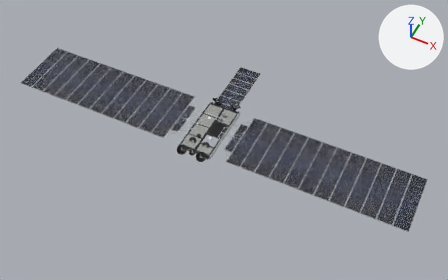
The glTF model Saver/src/Starlink.glb, before and after one commit.
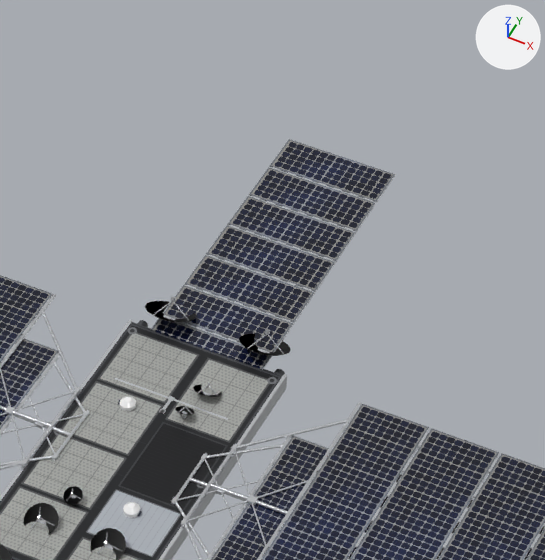
Each version appears first whole from a 50 mm lens placed at (21.2, -39.1, 48.0), pointed at (1.2, 0.9, -1.9), and next in a close-up on the part from 41% to 65% of the width and 14% to 53% of the height. Lighting does not change. The marker at upper right points along +X, +Y and +Z. The last two pictures show the newer version. Where no turn or scale is listed for an object, it has been applied to the vertices. Vertices at exactly the same position are counted once.

Names of what the first close-up shows: 'V15_bus', 'V15_s2', 'V15_s3', 'V15_s4', 'V15_s5', 'V15_s6', 'V15_s7', 'V2_wL0', 'V2_wR0', 'V3_bus', 'V3_wR0', 'V3_wR1', 'V3_wR2' and 10 more.
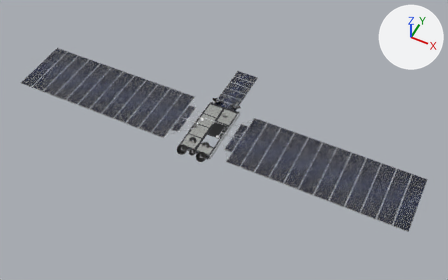
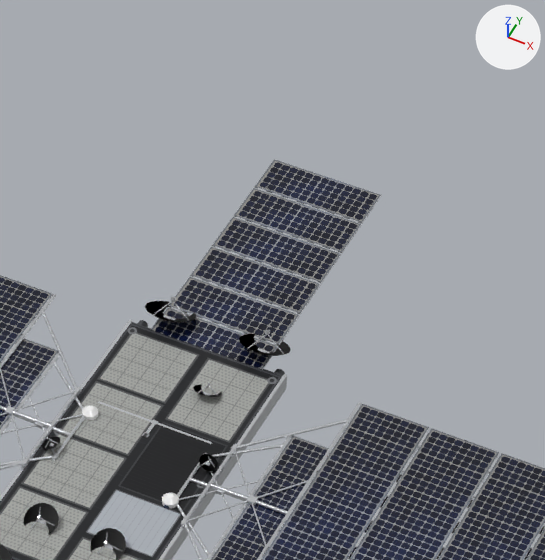
Boxes [x1, y1, x2, y2] around the edits, measured in the close-ups (545 x 560 px; the box of a moved part takes in the faces that stretch with it):
'V15_s3', moved: before [184, 255, 315, 323]; after [168, 276, 300, 345]
'V15_s4', moved: before [206, 225, 336, 292]; after [190, 246, 321, 314]
'V15_s5', moved: before [227, 196, 356, 262]; after [212, 217, 342, 283]
'V15_s6', moved: before [248, 167, 376, 232]; after [233, 188, 362, 253]
'V15_s7', moved: before [269, 139, 396, 202]; after [254, 159, 382, 224]
'V15_s2', moved: before [163, 285, 294, 352]; after [151, 307, 279, 369]
'V15_bus', reshaped (7% wider, 23% shorter): before [63, 378, 228, 518]; after [42, 401, 218, 509]
'V15_s1', moved (not visible afterwards): before [151, 318, 272, 369]
part 1 of me_v15_bus, moved or reshaped: before [123, 502, 140, 518]; after [162, 493, 179, 508]
part 2 of me_v15_bus, moved or reshaped: before [120, 396, 136, 411]; after [82, 405, 98, 420]
part 3 of me_v15_bus, moved or reshaped: before [168, 396, 175, 401]; after [151, 420, 158, 425]
part 4 of me_v15_bus, moved or reshaped: before [160, 400, 171, 413]; after [143, 423, 155, 436]
part 5 of me_v15_bus, moved or reshaped: before [115, 378, 228, 420]; after [98, 401, 212, 444]
part 6 of me_v15_bus, moved or reshaped: before [63, 486, 83, 505]; after [42, 436, 60, 450]
part 7 of me_v15_bus, moved or reshaped: before [175, 406, 194, 418]; after [199, 454, 218, 471]

The change in detail:
me_v15_bus is used by ob_v15_bus; location (0.0, 0.0, 0.0).
me_v15_bus had 644 vertices, 1190 faces and spanned x -1.3..1.3, y -1.73..1.9, z -0.11..0.46.
me_v15_bus now has 644 vertices, 1190 faces and spans x -1.73..1.73, y -0.9..1.15, z -0.11..0.46.
me_v15_bus part 1: the loose piece of 57 vertices spanning x 0.54..0.88, y -1.45..-1.11, z 0.09..0.38 is moved by (0.57, 0.57, 0.0).
me_v15_bus part 2: the loose piece of 57 vertices spanning x -0.88..-0.54, y 1.11..1.45, z 0.09..0.38 is moved by (-0.57, -0.57, 0.0).
me_v15_bus part 3: the loose piece of 8 vertices spanning x -0.06..0.06, y 1.8..1.9, z 0.14..0.2 is moved by (0.0, -0.75, 0.0).
me_v15_bus part 4: the loose piece of 8 vertices spanning x -0.04..0.04, y 1.4..1.85, z 0.14..0.2 is moved by (0.0, -0.75, 0.0).
me_v15_bus part 5: the loose piece of 8 vertices spanning x -1.3..1.3, y 1.83..1.88, z 0.14..0.19 is moved by (0.0, -0.75, 0.0).
me_v15_bus part 6: 173 of 644 vertices moved; they spanned x -0.67..-0.27, y -1.73..-1.36, z 0.09..0.44 and now span x -1.73..-1.36, y -0.67..-0.27, z 0.09..0.44; mean shift (-1.06, 1.06, 0.0); largest move (-0.46, -1.58, 0.44) -> (-1.58, -0.47, 0.44).
me_v15_bus part 7: 173 of 644 vertices moved; they spanned x 0.27..0.67, y 1.36..1.73, z 0.09..0.44 and now span x 1.36..1.73, y 0.27..0.67, z 0.09..0.44; mean shift (1.06, -1.06, 0.0); largest move (0.47, 1.58, 0.44) -> (1.58, 0.46, 0.44).
Other edits to the shape of me_v15_bus do not show in these pictures.
Object 'V15_s0' (ob_v15_s0) moves from (0.0, 1.85, 0.17) to (0.0, 1.1, 0.17).
